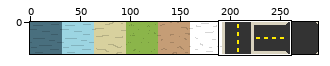
File history of a sprite sheet, assets/images/terrain.png. The first picture is a wide view before the edit; the outline marks the close-up.
Close-up. As it was:
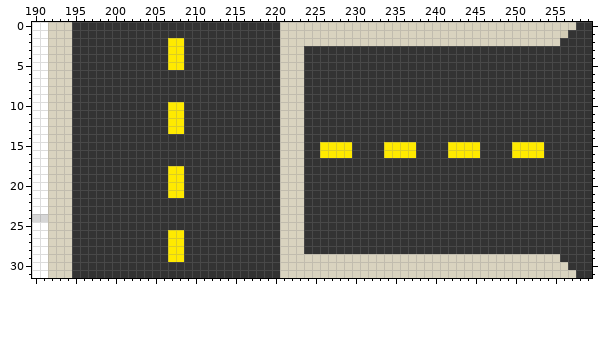
The file is 288x32 pixels. Shown: x 190..259, y 0..31.
New version:
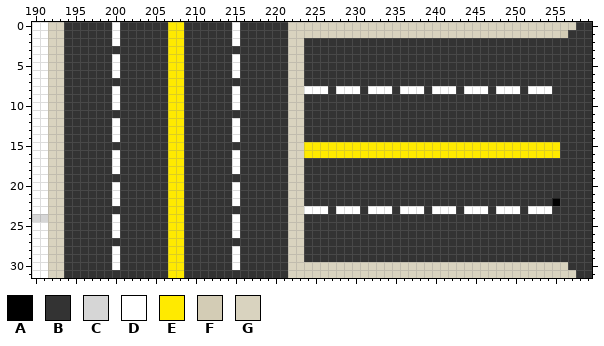
Palette (. is transparent): A #000000  B #333333  C #d6d6d6  D #ffffff  E #ffea00  F #d3ccb5  G #d9d3bf
What changed:
Colour A replaces colour B in row 22 at x 255.
Colour B replaces colour G in rows 0 to 1 at x 194 and 221; in row 2 at x 194, 221 and 224 to 255; in rows 3 to 28 at x 194 and 221; in row 29 at x 194, 221 and 224 to 255; in rows 30 to 31 at x 194 and 221.
Colour D replaces colour B in rows 0 to 2 at x 200 and 215; in rows 4 to 6 at x 200 and 215; in row 8 at x 200, 215, 224 to 226, 228 to 230, 232 to 234, 236 to 238, 240 to 242, 244 to 246, 248 to 250 and 252 to 254; in rows 9 to 10 at x 200 and 215; in rows 12 to 14 at x 200 and 215; in rows 16 to 18 at x 200 and 215.
Colour D replaces colour B in rows 20 to 22 at x 200 and 215; in row 23 at x 224 to 226, 228 to 230, 232 to 234, 236 to 238, 240 to 242, 244 to 246, 248 to 250 and 252 to 254; in rows 24 to 26 at x 200 and 215; in rows 28 to 30 at x 200 and 215.
Colour E replaces colour B in rows 0 to 1 at x 207 to 208; in rows 6 to 9 at x 207 to 208; in row 14 at x 207 to 208; in rows 15 to 16 at x 207 to 208, 224 to 225, 230 to 233, 238 to 241, 246 to 249 and 254 to 255; in row 17 at x 207 to 208; in rows 22 to 25 at x 207 to 208.
Colour E replaces colour B in rows 30 to 31 at x 207 to 208.
